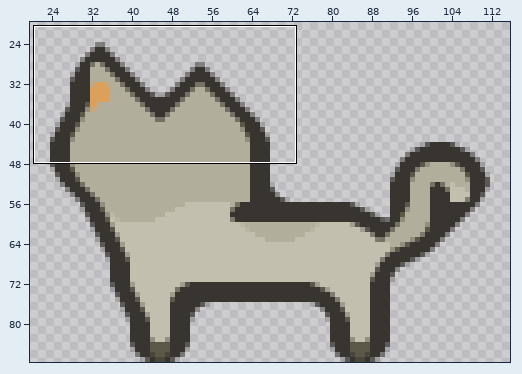
Sprite sheet, stored at media/cat/grey/idle_left/tile044.png. Above: a wide view before the commit, with the close-up outlined.
Close-up. As it was:
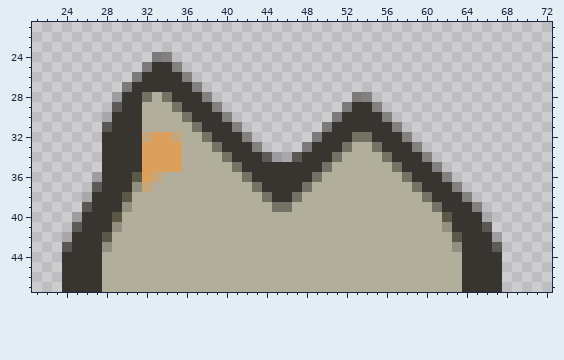
The file is 128x88 pixels. Colours within 5 levels of each other are drawn and written as one. Shown: x 21..72, y 21..47. The wide view leaves out empty margins. The commit also changed other parts of the picture, which this record leaves out.
After:
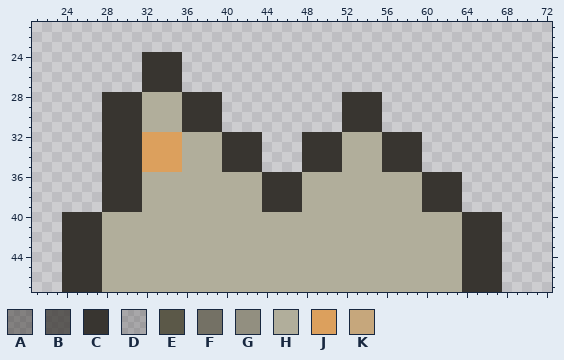
Palette (. is transparent): A #3834307f  B #383530bf  C #383530  D #3935313f  E #5b5848  F #747165  G #928f80  H #b1ae9b  J #dca05d  K #c6a77c
Changes in this commit:
y 24: x 32..35 .AA. -> CCCC
y 25: x 32 A -> C; x 35 A -> C
y 26: x 31 A -> .; x 36 A -> .
y 27: x 30..31 AC -> ..; x 36..37 CA -> ..
y 28: x 28..29 .D -> CC; x 32 F -> H; x 34..35 FC -> HH; x 38..39 A. -> CC; x 52..55 .AA. -> CCCC
y 29: x 28..29 .B -> CC; x 35 F -> H; x 39 A -> C; x 52 A -> C; x 55 A -> C
y 30: x 28 D -> C; x 36 F -> C; x 40 A -> .; x 51 A -> .; x 56 A -> .
y 31: x 28 B -> C; x 36..37 HF -> CC; x 40..41 CA -> ..; x 50..51 AC -> ..; x 56..57 CA -> ..
y 32: x 32 K -> J; x 35 K -> J; x 38..39 FC -> HH; x 42..43 A. -> CC; x 48..49 .A -> CC; x 52..55 CFFC -> HHHH; x 58..59 A. -> CC
y 33: x 39 F -> H; x 43 A -> C; x 48 A -> C; x 52 F -> H; x 55 F -> H; x 59 A -> C
y 34: x 40 F -> C; x 44..47 BDDB -> ....; x 51 F -> C; x 56 F -> C; x 60 A -> .
y 35: x 40..41 HF -> CC; x 44..47 CCCC -> ....; x 50..51 FH -> CC; x 56..57 HF -> CC; x 60..61 CA -> ..
y 36: x 27 D -> .; x 31..33 EJK -> CHH; x 42..43 FC -> HH; x 48..49 CF -> HH; x 58..59 FC -> HH; x 62..63 A. -> CC
y 37: x 27 B -> .; x 31..32 GK -> CH; x 43 F -> H; x 48 F -> H; x 59 F -> H; x 63 A -> C
y 38: x 26..27 DC -> ..; x 30..31 EH -> CC; x 44 F -> C; x 47 F -> C; x 60 F -> C; x 64 A -> .
y 39: x 26..27 BC -> ..; x 30..31 GH -> CC; x 44..47 HFFH -> CCCC; x 60..61 HF -> CC; x 64..65 CA -> ..
y 40: x 24..25 .D -> CC; x 28..29 CE -> HH; x 62..63 EC -> HH; x 66..67 D. -> CC
y 41: x 24..25 .B -> CC; x 28..29 CG -> HH; x 62..63 GC -> HH; x 66..67 B. -> CC
y 42: x 24 D -> C; x 28 E -> H; x 63 E -> H; x 67 D -> C
y 43: x 24 B -> C; x 28 G -> H; x 63 G -> H; x 67 B -> C
